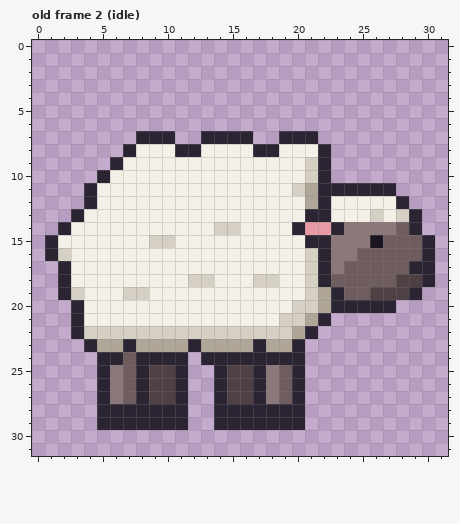
Pixel-art file: Assets/Sprites/Animals/sheep.aseprite. The first picture shows the starting point.
32x32 pixels, 4 frames. Shown: old frame 2 (idle). The commit also changed other frames, which this record leaves out.
Now the later version:
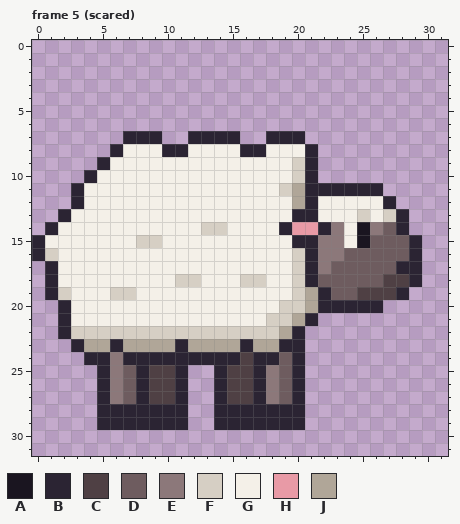
Palette (. is transparent): A #1a1520  B #2b2433  C #4f4044  D #6e5c5f  E #8c787a  F #d6cfc4  G #f4f0e8  H #e89aa6  J #b0a698
A new or re-ordered frame is compared with the old frame closest to it.
The edit:
frames 4 -> 15
Frame 5 (scared) is new; against old frame 2 (idle), layer "body":
Colour E becomes colour A in rows 14 to 15 at x 25.
The author put colour B in row 7 at x 7, 12 and 18; in row 8 at x 6; in row 9 at x 5; in row 10 at x 4; in rows 11 to 12 at x 3; in row 13 at x 2.
The author put colour B in row 14 at x 1; in rows 15 to 16 at x 0; in rows 17 to 19 at x 1; in rows 20 to 22 at x 2; in row 23 at x 3; in row 24 at x 4 and 12.
Colour C becomes colour B in row 18 at x 29; in row 19 at x 28.
Colour D becomes colour B in row 14 at x 28; in rows 15 to 16 at x 29; in row 17 at x 28; in row 24 at x 7.
Colour F becomes colour B in rows 9 to 10 at x 21; in row 13 at x 28; in rows 16 to 18 at x 21.
Colour G becomes colour B in row 8 at x 10, 16 and 21; in row 12 at x 27; in row 13 at x 20; in row 14 at x 19; in row 15 at x 20.
Colour H becomes colour B in row 14 at x 22.
Colour J becomes colour B in rows 11 to 12 at x 21; in rows 19 to 20 at x 22; in row 21 at x 21; in row 22 at x 20; in row 23 at x 6, 11, 16 and 19.
Colour B becomes colour C in row 24 at x 16.
Colour D becomes colour C in row 18 at x 27; in row 19 at x 25.
Colour A becomes colour D in row 15 at x 26.
Colour B becomes colour D in row 18 at x 22; in row 19 at x 23; in row 24 at x 19.
Colour E becomes colour D in row 14 at x 27; in row 16 at x 24; in row 17 at x 23.
Colour B becomes colour E in row 14 at x 23; in rows 15 to 17 at x 22; in row 24 at x 6.
Colour B becomes colour F in row 16 at x 1; in row 19 at x 2; in row 22 at x 3.
Colour G becomes colour F in rows 9 to 10 at x 20; in row 11 at x 19; in row 13 at x 25 and 27; in row 14 at x 13; in row 15 at x 8; in rows 16 to 17 at x 20.
Colour G becomes colour F in row 18 at x 11, 16 and 20; in row 19 at x 6 and 20; in row 20 at x 19; in row 21 at x 18.
Colour B becomes colour G in row 8 at x 7, 12 and 18; in row 9 at x 6; in row 10 at x 5; in row 11 at x 4; in row 12 at x 4 and 22; in row 13 at x 3 and 22.
Colour B becomes colour G in row 14 at x 2; in row 15 at x 1; in rows 17 to 18 at x 2; in rows 20 to 21 at x 3.
Colour E becomes colour G in rows 14 to 15 at x 24.
Colour F becomes colour G in row 13 at x 26; in row 14 at x 15; in row 15 at x 10; in row 16 at x 2; in row 18 at x 13 and 18; in row 19 at x 3 and 8.
Colour B becomes colour H in row 14 at x 20.
Colour B becomes colour J in row 23 at x 4, 7, 12 and 17.
Colour F becomes colour J in row 11 at x 20; in rows 19 to 20 at x 21; in row 21 at x 20; in row 22 at x 19.
Colour G becomes colour J in row 12 at x 20.
Colour B is removed in row 7 at x 10, 16 and 21; in rows 8 to 10 at x 22; in row 11 at x 27; in row 12 at x 28; in rows 13 to 14 at x 29; in rows 15 to 18 at x 30.
Colour B is removed in row 19 at x 29; in row 20 at x 27; in row 21 at x 22; in row 22 at x 21.
Where, in picture pixels (left, top, right, bottom), the same in both pictures:
changed: (32, 131, 435, 365)
